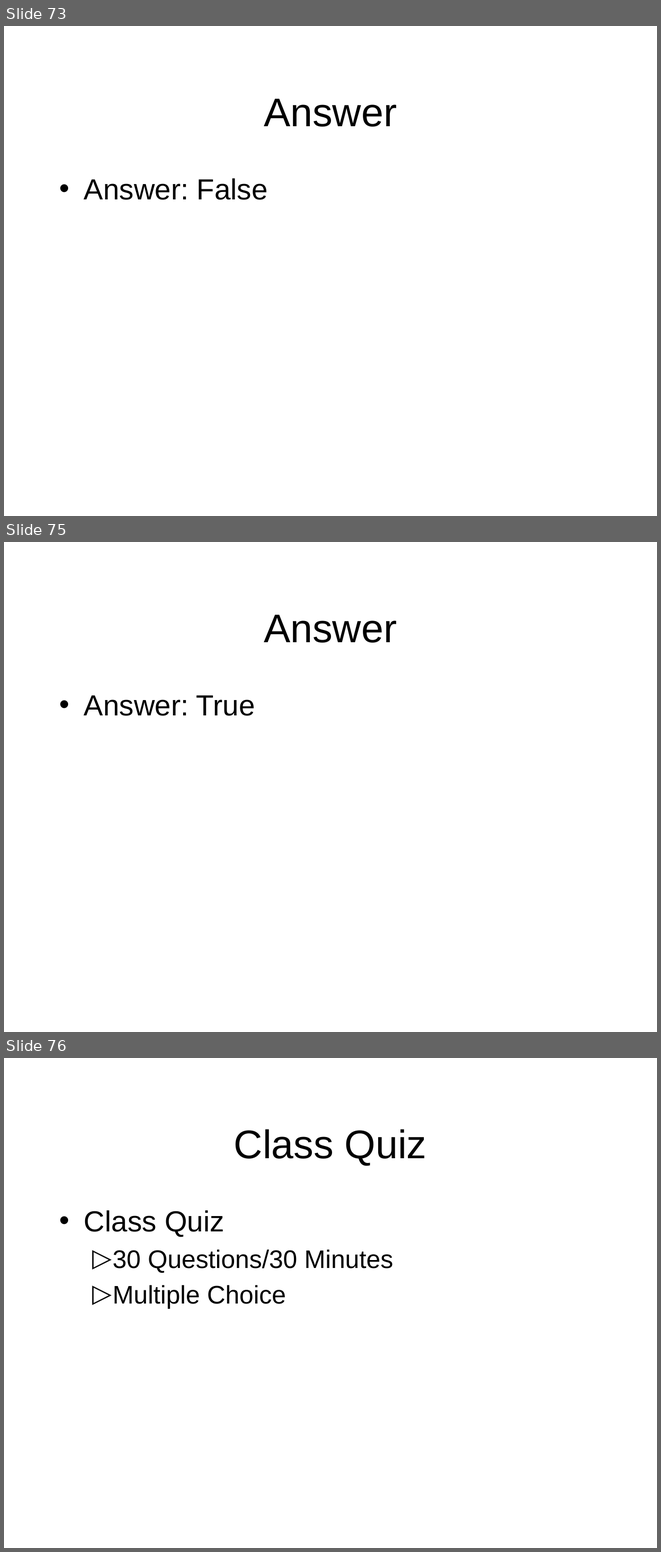
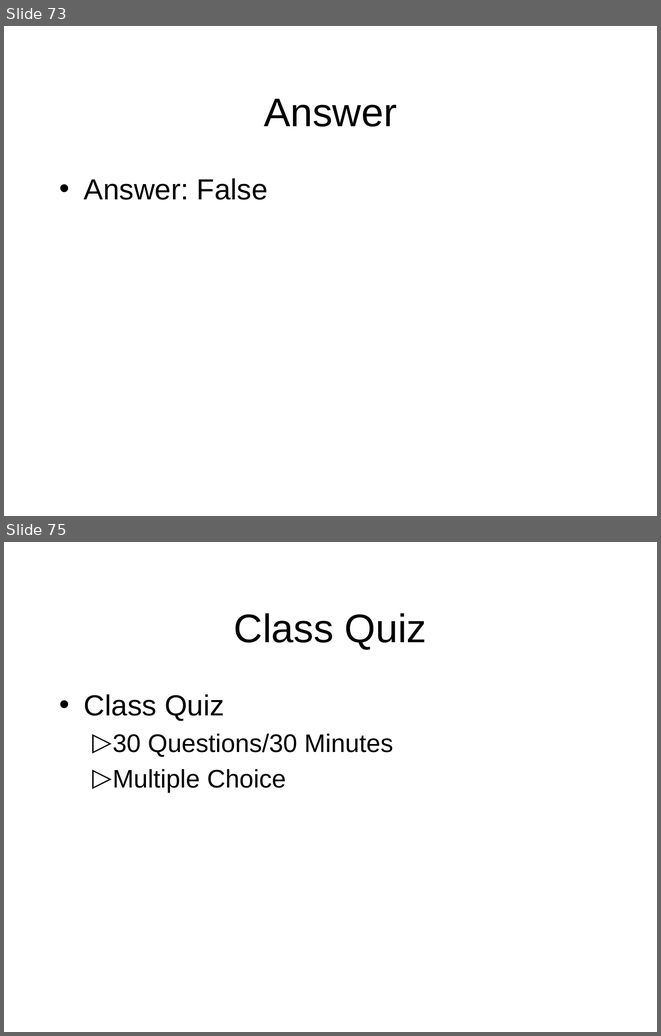
Before and after one commit to octaviordz/zjnu2017.github.io, a slide deck: WAD/lectures/020--HTML.Fundamentals.pptx. Shown one above the other, each under a label of ours: slides 73, 75 and 76 before the commit, slides 73 and 75 after it; the slides between them are not shown. The pictures are 661x1552 and 661x1036 pixels, drawn with LibreOffice and Linux fonts; fonts in the diff are those of the drawing. Boxes give left, top, right and bottom in pixels: in the first picture for what was removed or moved away, otherwise in the second. Text is boxed around its words. In the diff, an @@ line names an element or a change of style, - is before the commit and + after.

```diff
--- a/WAD/lectures/020--HTML.Fundamentals.pptx
+++ b/WAD/lectures/020--HTML.Fundamentals.pptx
@@ slide 75 removed at (x1=4, y1=542, x2=657, y2=1032), background #FFFFFF @@
@@ title removed at (x1=264, y1=615, x2=397, y2=643) @@
-Answer
@@ text removed at (x1=84, y1=695, x2=255, y2=716) @@
-• Answer: True
@@ what was slide 76 is now slide 75 @@
```
Also in this commit, not shown: 1 slide changed, 1 other file.
